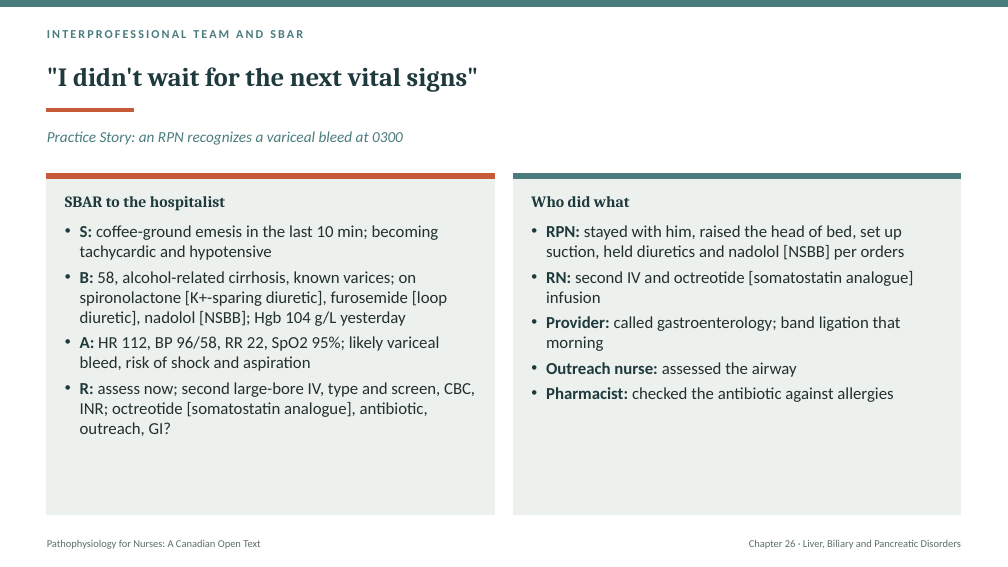
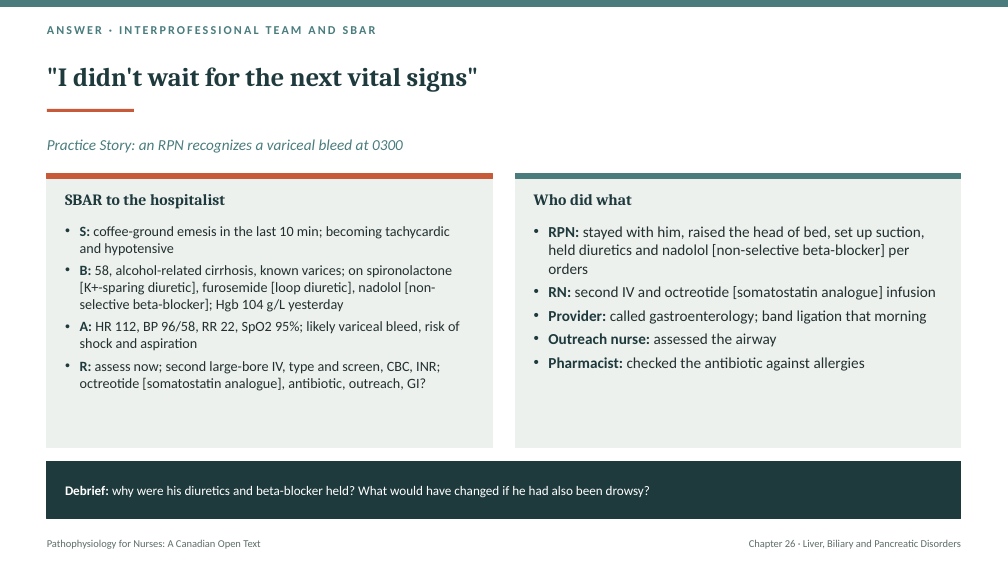
Before and after one commit to andrewleenl/opensourcenursing, a slide deck: slide 46 of Ch26_Liver_Biliary_and_Pancreatic_Disorders_Lecture_Presentation.pptx (slide 37 before the commit). Drawn at 1008x567 pixels with LibreOffice and Linux fonts; fonts in the diff are those of the drawing. Boxes give left, top, right and bottom in pixels: in the first picture for what was removed or moved away, otherwise in the second. Text is boxed around its words. In the diff, an @@ line names an element or a change of style, - is before the commit and + after.

```diff
--- a/Ch26_Liver_Biliary_and_Pancreatic_Disorders_Lecture_Presentation.pptx
+++ b/Ch26_Liver_Biliary_and_Pancreatic_Disorders_Lecture_Presentation.pptx
@@ text at <box>47,26,376,34</box>: text changed @@
-INTERPROFESSIONAL TEAM AND SBAR
+ANSWER · INTERPROFESSIONAL TEAM AND SBAR
@@ text "ANSWER · INTERPROFESSIONAL TEAM AND ..." at <box>47,26,376,34</box>: vertical alignment middle to top @@
@@ text "Practice Story: an RPN recognizes ..." at <box>47,139,403,153</box>: vertical alignment top to middle @@
@@ rectangle: place and size @@
-rectangle at <box>47,174,495,514</box>
+rectangle at <box>47,174,492,448</box>
@@ rectangle: place and size @@
-rectangle at <box>513,174,961,514</box>
+rectangle at <box>516,174,961,448</box>
@@ text at <box>80,226,460,391</box>: size 16 to 13.5 pt in "S: coffee-ground emesis in the last 10 ...", "A: HR 112, BP 96/58, RR 22, ...", "R: assess now; second large-bore IV, type ..." @@
@@ text at <box>548,226,925,274</box>: text changed; size 16 to 14.5 pt @@
-• RPN: stayed with him, raised the head of bed, set up suction, held diuretics and nadolol [NSBB] per orders
+• RPN: stayed with him, raised the head of bed, set up suction, held diuretics and nadolol [non-selective beta-blocker] per orders
@@ text at <box>80,265,453,312</box>: text changed; size 16 to 13.5 pt @@
-• B: 58, alcohol-related cirrhosis, known varices; on spironolactone [K+-sparing diuretic], furosemide [loop diuretic], nadolol [NSBB]; Hgb 104 g/L yesterday
+• B: 58, alcohol-related cirrhosis, known varices; on spironolactone [K+-sparing diuretic], furosemide [loop diuretic], nadolol [non-selective beta-blocker]; Hgb 104 g/L yesterday
@@ text at <box>548,286,936,371</box>: size 16 to 14.5 pt in "RN: second IV and octreotide [somatostatin analogue] ...", "Provider: called gastroenterology; band ligation that mornin ...", "Outreach nurse: assessed the airway", "Pharmacist: checked the antibiotic against allergies" @@
@@ rectangle added at <box>47,461,961,519</box>, fill #1F3A3D, outline #1F3A3D 1 pt @@
@@ text added at <box>65,485,650,498</box>, 12.5 pt, text #FFFFFF @@
+Debrief: why were his diuretics and beta-blocker held? What would have changed if he had also been drowsy?
```
Also in this commit, not shown: 34 other slides changed, 20 slides added, 15 slides removed, 2 other files.
